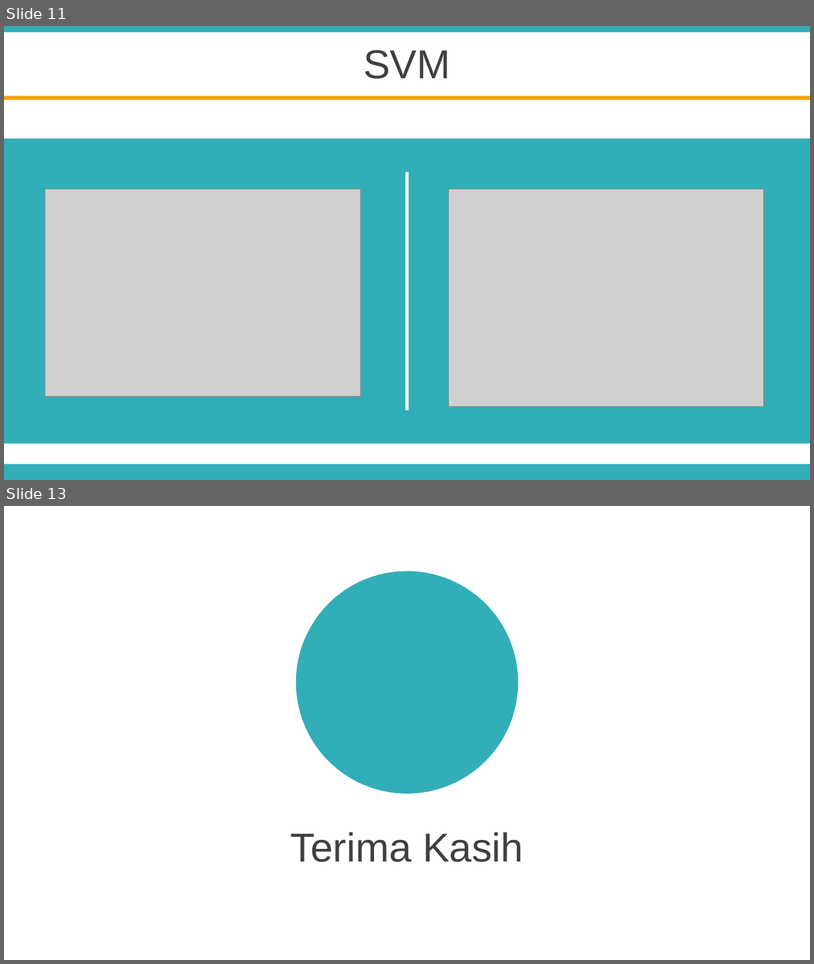
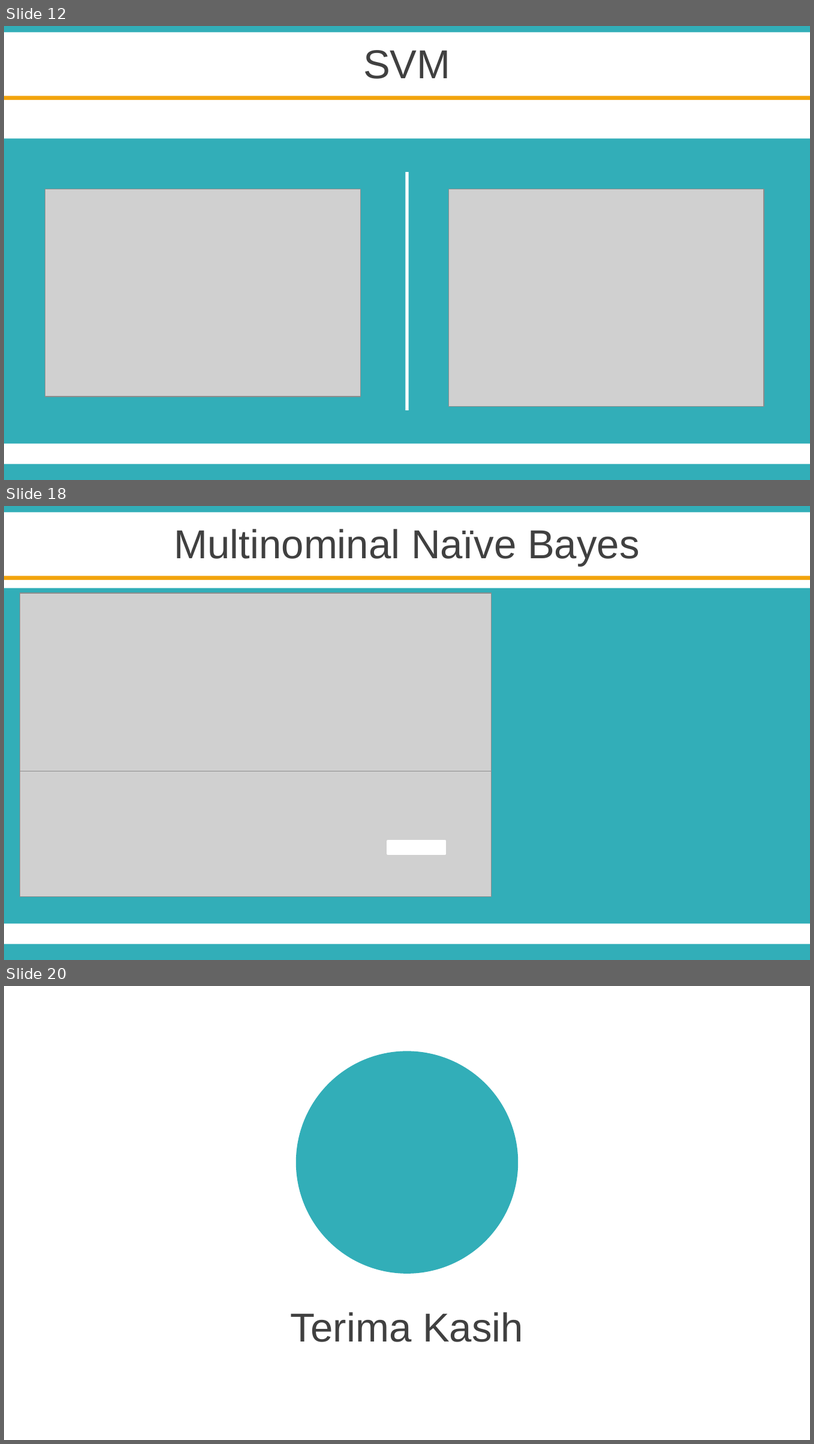
Before and after one commit to Elbaayu27/TugasAkhir, a slide deck: SIDANG/PPT SIDANG.pptx. Shown one above the other, each under a label of ours: slides 11 and 13 before the commit, slides 12, 18 and 20 after it; the slides between them are not shown. The pictures are 814x964 and 814x1444 pixels, drawn with LibreOffice and Linux fonts; fonts in the diff are those of the drawing; grey boxes stand for pictures; background and template pictures are left out. Boxes give left, top, right and bottom in pixels: in the first picture for what was removed or moved away, otherwise in the second. Text is boxed around its words. In the diff, an @@ line names an element or a change of style, - is before the commit and + after.

```diff
--- a/SIDANG/PPT SIDANG.pptx
+++ b/SIDANG/PPT SIDANG.pptx
@@ slide 18 added at (x1=4, y1=506, x2=810, y2=960), background #FFFFFF; not listed: 2 template elements that a slide beside it also shows @@
@@ text added at (x1=174, y1=529, x2=640, y2=566), 36 pt, text #404040 @@
+Multinominal Naïve Bayes
@@ rectangle added at (x1=4, y1=576, x2=810, y2=580), fill #F2A40D @@
@@ rectangle added at (x1=4, y1=588, x2=810, y2=924), fill #32AEB8 @@
@@ picture added at (x1=20, y1=593, x2=492, y2=771) @@
@@ picture added at (x1=20, y1=771, x2=492, y2=896) @@
@@ rectangle added at (x1=388, y1=841, x2=445, y2=853), fill #FFFFFF, outline #FFFFFF 2 pt @@
@@ what was slide 11 is now slide 12 @@
@@ what was slide 13 is now slide 20 @@
```
Also in this commit, not shown: 1 slide changed, 8 other slides added, 2 slides removed, 3 other files.
